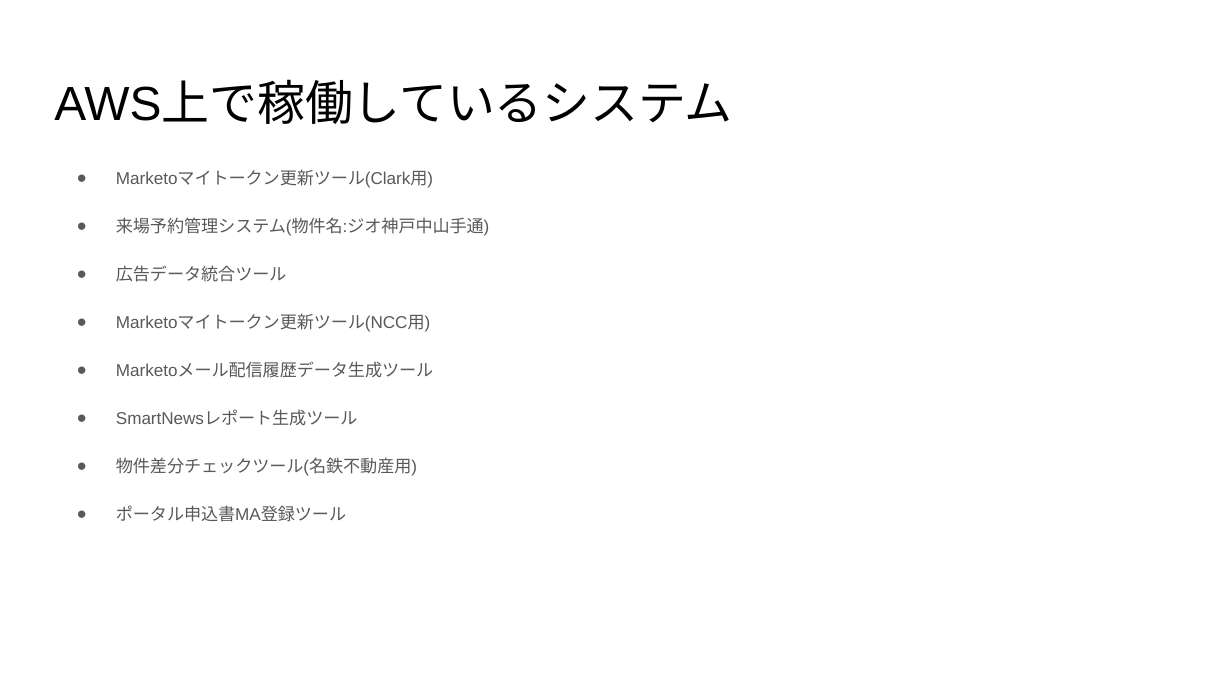
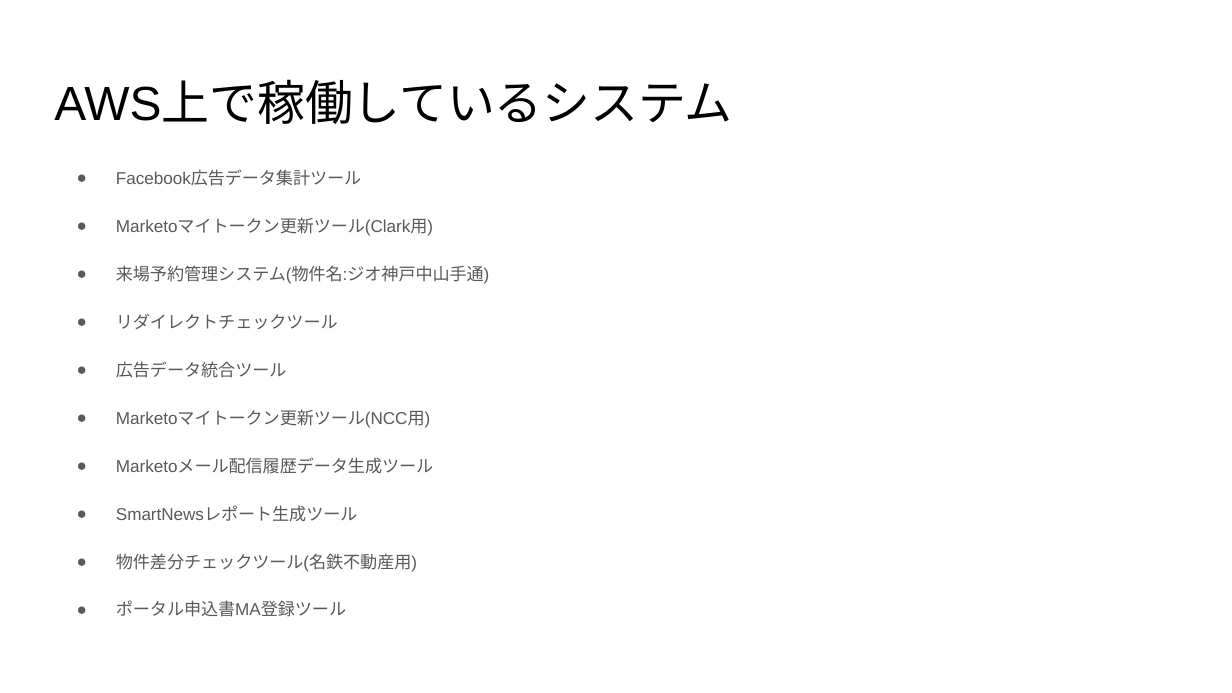
Before and after one commit to prime-x-co-ltd/px-overview, a slide deck: slide 3 of docs/aws/aws-自社開発システム構成図.pptx. Drawn at 1232x693 pixels with LibreOffice and Linux fonts; fonts in the diff are those of the drawing. Boxes give left, top, right and bottom in pixels: in the first picture for what was removed or moved away, otherwise in the second. Text is boxed around its words. In the diff, an @@ line names an element or a change of style, - is before the commit and + after.

```diff
--- a/docs/aws/aws-自社開発システム構成図.pptx
+++ b/docs/aws/aws-自社開発システム構成図.pptx
@@ text at bbox=[116, 170, 361, 186]: paragraph added @@
+● Facebook広告データ集計ツール
@@ text at bbox=[116, 313, 338, 329]: paragraph added @@
+● リダイレクトチェックツール
```
Also in this commit, not shown: 2 other slides changed, 1 slide added, 1 slide removed.
